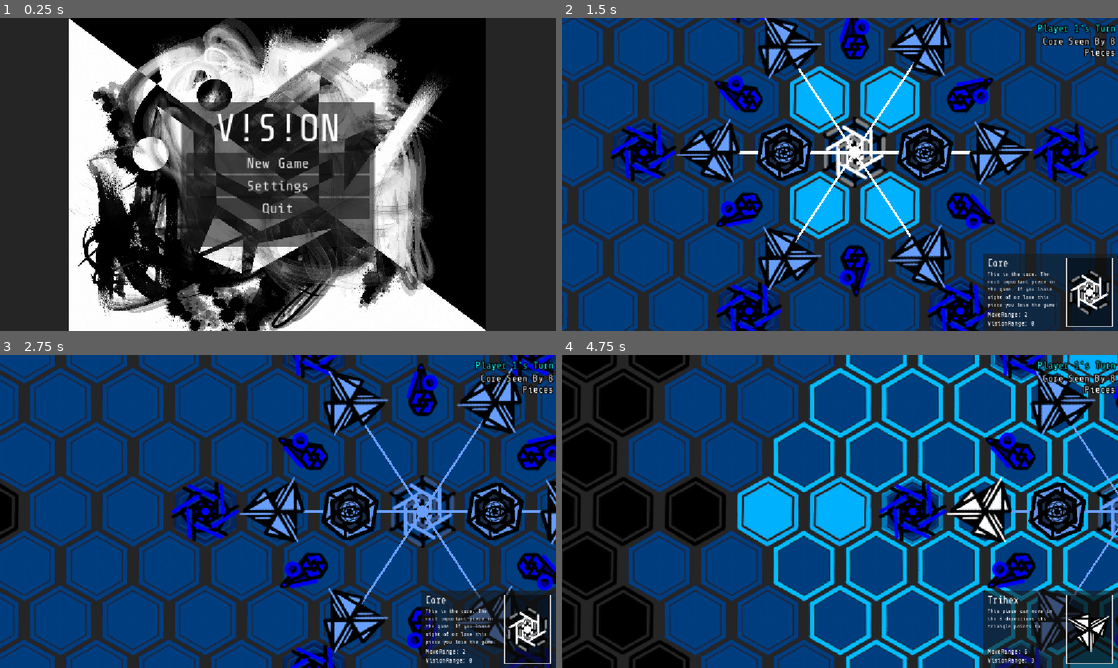
Above: before the commit, frames 1-4 (two rows, left to right).
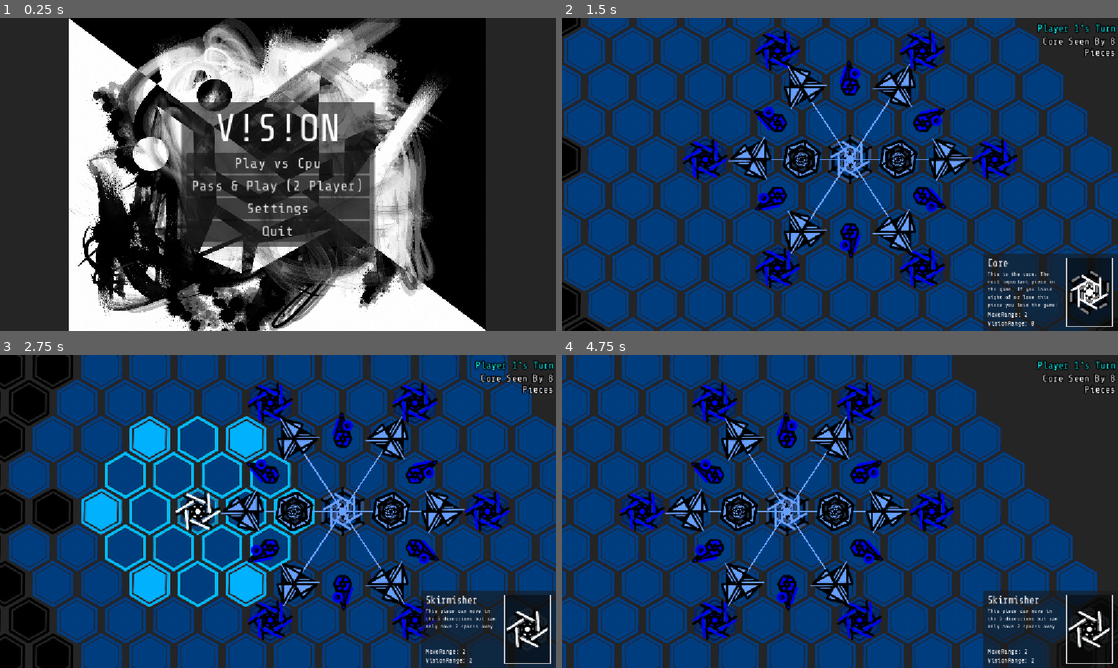
Above: after the commit, the same moments.

Repository: petesamerson/V-s-on
Game: Godot game, scene res://main_menu.tscn
The game is run twice, just before and just after one commit, with the same random seed, the same clock (stepped at 60 frames per second) and the same inputs.
Inputs (mouse positions are in pixels of both pictures, inside the frame that each line leads up to):
- Up to frame 1 (0.25 s): no input
- Up to frame 2 (1.5 s): click "New Game" (after the commit: "Play vs Cpu") at 0.5 s; drag from (895, 93) to (1084, 93) at 1.27 s
- Up to frame 3 (2.75 s): tap Enter at 2 s; drag from (205, 511) to (350, 511) at 2.02 s
- Up to frame 4 (4.75 s): tap Space at 2.75, 4.25 s; move the mouse to (1056, 511) at 2.77 s; click (1056, 511) at 2.92 s; tap Enter at 3.5 s; drag from (767, 511) to (912, 511) at 3.52 s; drag from (984, 511) to (867, 511) at 4.27 s

The runs differ from the first frame. In frame 1, 1.7% of the frame differs, in the area x 34-67%, y 44-72%; in frame 2, 61%; in frame 3, 64%; in frame 4, 71%, in the area x 0-100%, y 0-100%.

Commit message:
menu setup

Diff:
--- a/CPUPlayer.gd
+++ b/CPUPlayer.gd
@@ -4,6 +4,8 @@
 @export var player_number: int = 2
 
 var board: Board
+var recent_piece_ids: Array[int] = []
+
 
 func setup(game_board: Board) -> void:
     board = game_board
@@ -35,22 +37,24 @@
         print("CPU has no legal moves")
         return
 
-    # Keep the highest-scoring actions, then choose randomly among ties.
     var best_score: float = -INF
-    var best_actions: Array[Dictionary] = []
+    for action in actions:
+        best_score = maxf(best_score, action["score"])
 
+    # Choose randomly among strong options, so one piece doesn't dominate
+    # every turn when several moves are nearly as good.
+    var shortlist: Array[Dictionary] = []
     for action in actions:
-        var score: float = action["score"]
-        if score > best_score:
-            best_score = score
-            best_actions.clear()
-            best_actions.append(action)
-        elif score == best_score:
-            best_actions.append(action)
+        if action["score"] >= best_score - 10.0:
+            shortlist.append(action)
 
-    var choice: Dictionary = best_actions.pick_random()
+    var choice: Dictionary = shortlist.pick_random()
     var chosen_piece := choice["piece"] as Piece
     var destination: Vector2i = choice["destination"]
+
+    recent_piece_ids.push_front(chosen_piece.get_instance_id())
+    if recent_piece_ids.size() > 2:
+        recent_piece_ids.pop_back()
 
     chosen_piece.make_cpu_move(destination)
 
@@ -58,14 +62,16 @@
 func score_move(piece: Piece, destination: Vector2i) -> float:
     var enemy_player := 1 if player_number == 2 else 2
     var own_core := find_core(player_number)
-    var enemy_core := find_core(enemy_player)
 
-    if own_core == null or enemy_core == null:
+    if own_core == null:
         return 0.0
 
-    var captured := board.get_enemy_piece_at_cell(destination, enemy_player)
+    # Candidate destinations should be in the CPU's vision. Only inspect
+    # an enemy occupying a destination the CPU can currently see.
+    var captured: Piece = null
+    if board.hasCellInVision(player_number, destination):
+        captured = board.get_enemy_piece_at_cell(destination, enemy_player)
 
-    # Taking the enemy core wins immediately.
     if captured is CorePiece:
         return 100000.0
 
@@ -75,61 +81,77 @@
         piece,
         destination
     )
-    var enemy_support_before := count_core_support(
-        enemy_player,
-        enemy_core.get_cur_pos()
-    )
-    var enemy_support_after := count_core_support(
-        enemy_player,
-        enemy_core.get_cur_pos(),
-        null,
-        Vector2i.ZERO,
-        captured
-    )
 
     var score: float = 0.0
 
-    # Captures are useful; capturing a defender is especially valuable.
     if captured != null:
-        score += 150.0
-        if captured.cur_vision.has(enemy_core.get_cur_pos()):
-            score += 100.0
+        score += 55.0
 
-    # Removing the enemy's last core defender should be a top priority.
-    score += float(enemy_support_before - enemy_support_after) * 140.0
-    if enemy_support_after == 0:
-        score += 20000.0
+    # Only use the enemy core's location when it is visible to the CPU.
+    var visible_enemy_core := find_visible_core(enemy_player)
+    if visible_enemy_core != null:
+        var enemy_core_position := visible_enemy_core.get_cur_pos()
 
-    # Preserve safety, but only strongly penalize a move that leaves our
-    # core with its last supporting piece.
+        if captured != null and captured.cur_vision.has(enemy_core_position):
+            score += 30.0
+
+        var new_vision: Array[Vector2i] = piece.get_potential_vision(destination)
+        if (
+            new_vision.has(enemy_core_position)
+            and not piece.cur_vision.has(enemy_core_position)
+        ):
+            score += 18.0
+
+        var old_distance := hex_distance(
+            piece.get_cur_pos(),
+            enemy_core_position
+        )
+        var new_distance := hex_distance(
+            destination,
+            enemy_core_position
+        )
+        score += float(old_distance - new_distance) * 2.5
+
+    # The core must keep support. Avoid overvaluing extra defenders once
+    # the core is already safe.
     if own_support_after == 0:
         score -= 100000.0
     elif own_support_after == 1:
-        score -= 250.0
+        score -= 100.0
 
-    # Move pieces into positions where they can see and pursue the enemy core.
-    var new_vision: Array[Vector2i] = piece.get_potential_vision(destination)
-    if new_vision.has(enemy_core.get_cur_pos()):
-        score += 100.0
-
-    # Progress toward the enemy core is useful, but secondary to captures
-    # and creating a direct attack.
-    var old_distance := hex_distance(
-        piece.get_cur_pos(),
-        enemy_core.get_cur_pos()
-    )
-    var new_distance := hex_distance(destination, enemy_core.get_cur_pos())
-    score += float(old_distance - new_distance) * 10.0
-
-    # Keep an eye on danger without making the CPU refuse every risky move.
+    # Account only for enemy pieces whose locations are visible.
     for node in board.player_pieces[enemy_player - 1]:
         var enemy_piece := node as Piece
         if enemy_piece == null or enemy_piece == captured:
             continue
+        if not board.hasCellInVision(player_number, enemy_piece.get_cur_pos()):
+            continue
         if enemy_piece.cur_vision.has(destination):
-            score -= 6.0
+            score -= 8.0
+
+    # Encourage rotating through pieces when choices are close in value.
+    if recent_piece_ids.has(piece.get_instance_id()):
+        score -= 14.0
 
     return score
+
+
+func find_core(player_id: int) -> CorePiece:
+    for node in board.player_pieces[player_id - 1]:
+        if node is CorePiece:
+            return node as CorePiece
+    return null
+
+
+func find_visible_core(player_id: int) -> CorePiece:
+    var core := find_core(player_id)
+    if core == null:
+        return null
+
+    if board.hasCellInVision(player_number, core.get_cur_pos()):
+        return core
+    return null
+
 
 func count_core_support(
     player_id: int,
@@ -157,13 +179,6 @@
     return count
 
 
-func find_core(player_id: int) -> CorePiece:
-    for node in board.player_pieces[player_id - 1]:
-        if node is CorePiece:
-            return node as CorePiece
-    return null
-
-
 func hex_distance(a: Vector2i, b: Vector2i) -> int:
     var cube_a := Board.offset_to_cube(a)
     var cube_b := Board.offset_to_cube(b)
--- a/board.gd
+++ b/board.gd
@@ -20,6 +20,7 @@
 
 var turn = 1
 var current_player: int = 1
+var play_vs_cpu: bool = false
 
 
 # Called when the node enters the scene tree for the first time.
@@ -39,7 +40,9 @@
 
 	intialize_drawn_sprite_nodes()
 
-	intialize_cpu_player(2)
+	play_vs_cpu = get_tree().root.get_meta("play_vs_cpu", false)
+	if play_vs_cpu:
+		intialize_cpu_player(2)
 
 var is_mobile_browser: bool = false
 
@@ -352,16 +355,17 @@
 		for p in player_pieces[1]:
 			p.visible = false
 	else:
-		for p in player_pieces[1]:
-			if(!excluded_pieces.has(p)):
-				print("updating vision for player 2")
-				print(p.getTypeString())
-				p.draw_current_vision()
-				p.update_piece_color()
-		for p in player_pieces[0]:
-			p.visible = false
-		for p in player_pieces[1]:
-			p.visible = true
+		if(cpu_player == null):
+			for p in player_pieces[1]:
+				if(!excluded_pieces.has(p)):
+					print("updating vision for player 2")
+					print(p.getTypeString())
+					p.draw_current_vision()
+					p.update_piece_color()
+			for p in player_pieces[0]:
+				p.visible = false
+			for p in player_pieces[1]:
+				p.visible = true
 
 	for i in player_pieces.size():
 		for j in player_pieces[i].size():
@@ -370,7 +374,8 @@
 				if (hasEnemyPieceInVision(current_player, v)):
 					setEnemyPieceVisiblity(v, true)
 
-	update_core_power()
+	if(cpu_player == null || current_player == 1):
+		update_core_power()
 
 
 
@@ -553,7 +558,8 @@
 func end_turn(movedPiece: Piece):
 	var core_found = false
 	clear_captures()
-	await update_move_camera(movedPiece)
+	if(cpu_player == null or current_player != cpu_player.player_number):
+		await update_move_camera(movedPiece)
 	for i in get_enemy_player_numbers():
 		for p in player_pieces[i - 1]:
 			if(p is CorePiece):
@@ -561,11 +567,29 @@
 	if(core_found):
 		var potential_winner = determine_winner()
 		if(potential_winner == 0):
-			turn_menu.show()
+			if(cpu_player != null):
+				end_turn_vs_cpu()
+			else:
+				turn_menu.show()
 		else:
 			display_winner(potential_winner)
 	else:
 		display_winner(current_player)
+
+func end_turn_vs_cpu():
+	current_player = 2 if current_player == 1 else 1
+	if current_player == cpu_player.player_number:
+		cpu_player.take_turn()
+	else:
+		update_turn_text()
+		update_all_piece_vision()
+		# move_camera_to_core()
+		turn_menu.hide()
+		if(player_last_moves.size() == player_pieces.size()):
+			await update_move_camera(
+				player_last_moves[1]
+			)
+
 
 func update_move_camera(movedPiece: Piece):
 	update_all_piece_vision()
@@ -1189,7 +1213,7 @@
 
 func move_camera_to_core():
 	var core  =get_current_core()
-	camera.zoom_to_global_position(core.position,1.5)
+	camera.zoom_to_global_position(core.position,1.0)
 	# for p in pieces_container.get_children():
 	# 	if(p is CorePiece and p.owned_player == current_player):
 	update_selection_panel(core)
@@ -1209,9 +1233,6 @@
 			player_last_moves[current_player - 1]
 		)
 
-	if current_player == cpu_player.player_number:
-		cpu_player.take_turn()
-
 
 func _on_stay_button_pressed() -> void:
 	update_turn_text()
--- a/main_menu.gd
+++ b/main_menu.gd
@@ -21,12 +21,13 @@
 	)
 
 	if is_mobile_browser:
-		start_panel_container.scale = Vector2(2.5,2.5)
+		start_panel_container.scale = Vector2(4,4)
 		# selection_panel.pivot_offset = selection_panel.size
 	else:
 		pass
 
 func _on_new_game_pressed() -> void:
+	get_tree().root.set_meta("play_vs_cpu", true)
 	get_tree().change_scene_to_file("res://base_scene.tscn")
 
 func _on_quit_button_pressed() -> void:
@@ -34,3 +35,8 @@
 
 func _on_settings_button_pressed() -> void:
 	pass # Replace with function body.
+
+
+func _on_pass_and_play_pressed() -> void:
+	get_tree().root.set_meta("play_vs_cpu", false)
+	get_tree().change_scene_to_file("res://base_scene.tscn")
--- a/main_menu.tscn
+++ b/main_menu.tscn
@@ -61,11 +61,17 @@
 text = "V!S!ON"
 horizontal_alignment = 1
 
-[node name="NewGame" type="Button" parent="MainScreen/CenterContainer/StartPanelContainer/MarginContainer/VBoxContainer"]
+[node name="CpuPlay" type="Button" parent="MainScreen/CenterContainer/StartPanelContainer/MarginContainer/VBoxContainer"]
 layout_mode = 2
 theme_override_fonts/font = ExtResource("3_jix8l")
 theme_override_font_sizes/font_size = 30
-text = "New Game"
+text = "Play vs Cpu"
+
+[node name="PassAndPlay" type="Button" parent="MainScreen/CenterContainer/StartPanelContainer/MarginContainer/VBoxContainer"]
+layout_mode = 2
+theme_override_fonts/font = ExtResource("3_jix8l")
+theme_override_font_sizes/font_size = 30
+text = "Pass & Play (2 Player)"
 
 [node name="SettingsButton" type="Button" parent="MainScreen/CenterContainer/StartPanelContainer/MarginContainer/VBoxContainer"]
 layout_mode = 2
@@ -85,6 +91,7 @@
 offset_right = 40.0
 offset_bottom = 40.0
 
-[connection signal="pressed" from="MainScreen/CenterContainer/StartPanelContainer/MarginContainer/VBoxContainer/NewGame" to="." method="_on_new_game_pressed"]
+[connection signal="pressed" from="MainScreen/CenterContainer/StartPanelContainer/MarginContainer/VBoxContainer/CpuPlay" to="." method="_on_new_game_pressed"]
+[connection signal="pressed" from="MainScreen/CenterContainer/StartPanelContainer/MarginContainer/VBoxContainer/PassAndPlay" to="." method="_on_pass_and_play_pressed"]
 [connection signal="pressed" from="MainScreen/CenterContainer/StartPanelContainer/MarginContainer/VBoxContainer/SettingsButton" to="." method="_on_settings_button_pressed"]
 [connection signal="pressed" from="MainScreen/CenterContainer/StartPanelContainer/MarginContainer/VBoxContainer/QuitButton" to="." method="_on_quit_button_pressed"]
